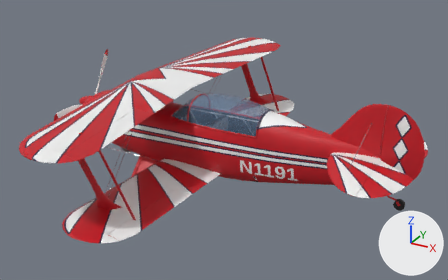
The glTF model unity/Assets/_Project/Resources/Models/pitts-s2b-like/pitts-s2b-like-own-n1191.glb: old version first, new version second.
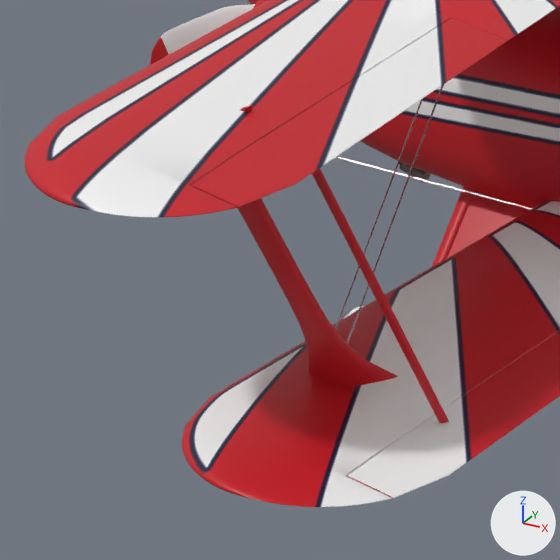
The first picture shows the older version from a camera (50 mm lens) standing at (5.05, -7.54, 3.62) and looking at (0.9, 0.01, -0.15). The close-ups show the older and then the newer version on the part from 3% to 37% of the width and 37% to 92% of the height of that picture. Only the edits that show in the close-ups are written down. The lights are fixed; the arrows at lower right show +X, +Y and +Z. Vertices at exactly the same position are counted once.

In view in the first close-up: 'Aileron_LL', 'Aileron_UL', 'Fuselage_Painted', 'Gear_Fairing', 'Gear_Main', 'Prop', 'Strut_Interplane', 'Strut_Slave_L', 'Wing_Lower', 'Wing_Upper', 'Wire_Bracing' and 2 more.
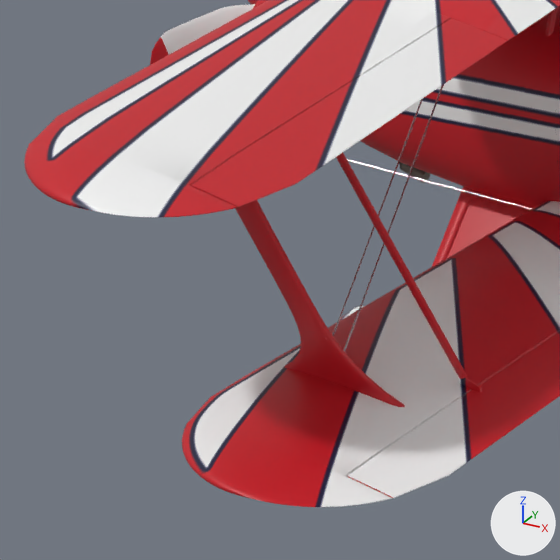
Boxes (x1, y1, x2, y2) around the edits, measured in the close-ups (560 x 560 px):
'Strut_Interplane', reshaped: before (237, 105, 398, 387); after (235, 200, 405, 407)
'Strut_Slave_L', reshaped (11% shorter): before (312, 168, 449, 423); after (336, 153, 467, 379)

The change, as a list of edits to the scene's bpy script:
```text
Change me_strut_interplane:
    used by ob_strut_interplane; location = (0.0, 0.0, 0.0)
    remove me_strut_interplane.from_pydata(...)  # 416 vertices, 824 faces; spans x -0.28..0.65, y -2.3..2.3, z -0.5..0.69
    add me_strut_interplane.from_pydata(...)  # 1000 vertices, 1992 faces; spans x -0.34..0.67, y -2.3..2.3, z -0.41..0.57
    me_strut_interplane part 1: 5 vertices moved within x 0.11..0.26, y -2.27..-2.2, z -0.07..0.45; 199 vertices removed from x -0.28..0.65, y -2.3..-2.16, z -0.5..0.69; 491 vertices added at x -0.34..0.67, y -2.3..-2.16, z -0.41..0.57
    other edits to the shape of me_strut_interplane do not show in these pictures
Change me_strut_slave_l:
    used by ob_strut_slave_l; location = (0.0, 0.0, 0.0)
    remove me_strut_slave_l.from_pydata(...)  # 48 vertices, 92 faces; spans x 0.354..0.843, y -2.289..-2.172, z -0.426..0.608
    add me_strut_slave_l.from_pydata(...)  # 48 vertices, 92 faces; spans x 0.232..0.74, y -2.035..-1.918, z -0.405..0.551
    me_strut_slave_l part 2: the whole mesh is multiplied about its middle by the matrix ((0.898, 0.007, -0.068), (-0.003, 0.999, -0.001), (0.024, 0.014, 0.935)), then moved by (-0.112, 0.254, -0.018)
```
